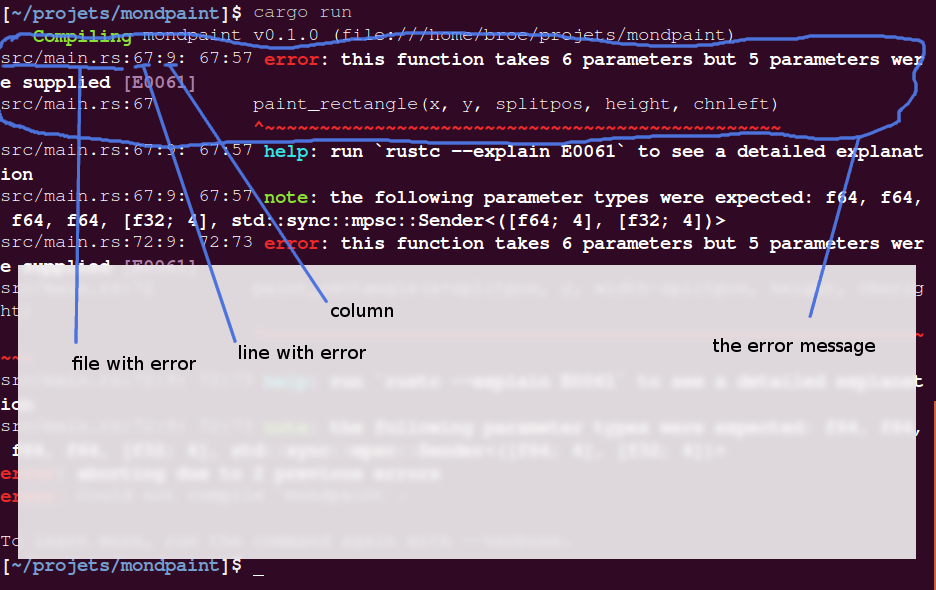
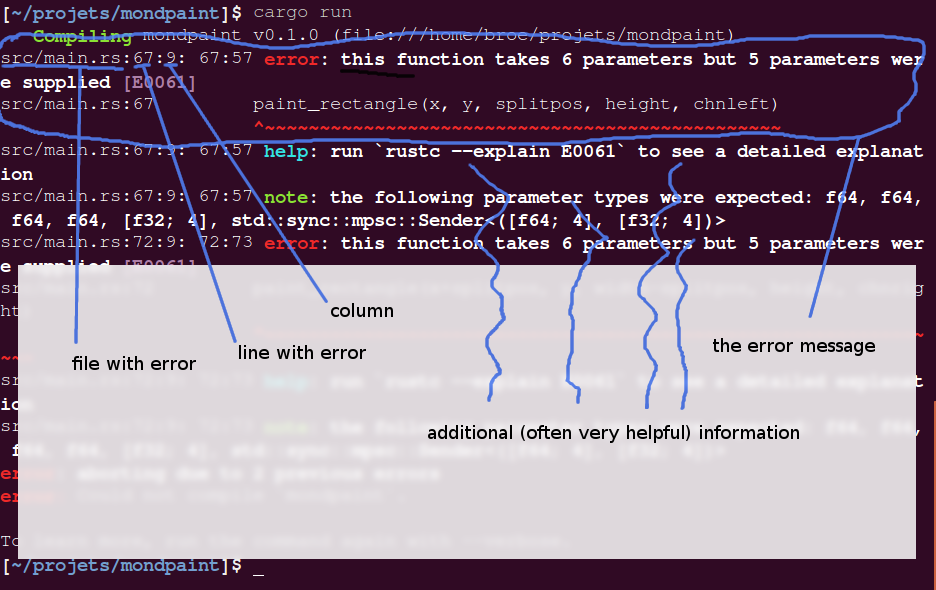
Comparing the layer stacks of the two (936, 590) images. Changes:
added layer "additional (often very helpful..." above "Layer" over (428, 425, 799, 443)
painted on "Layer" over (340, 69, 696, 410)
